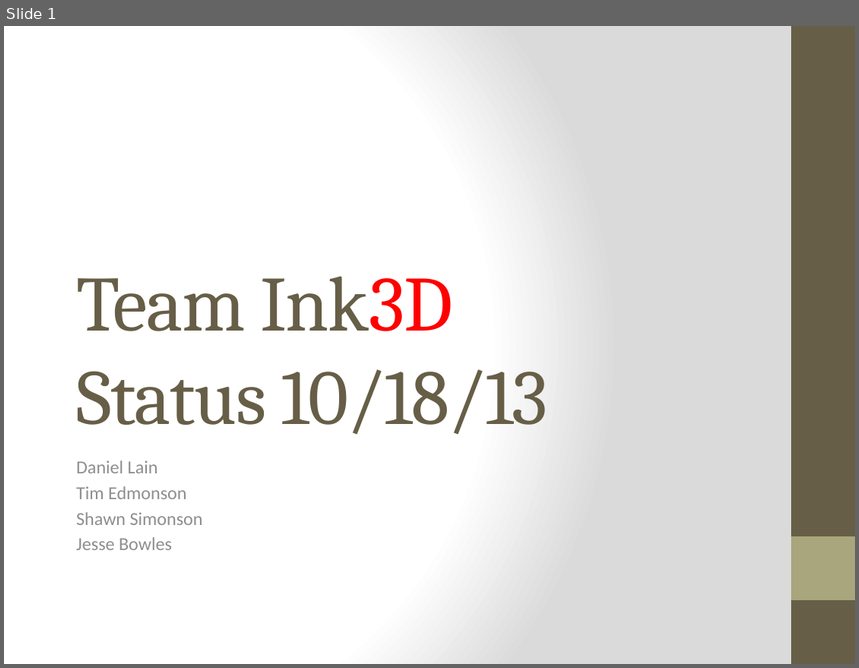
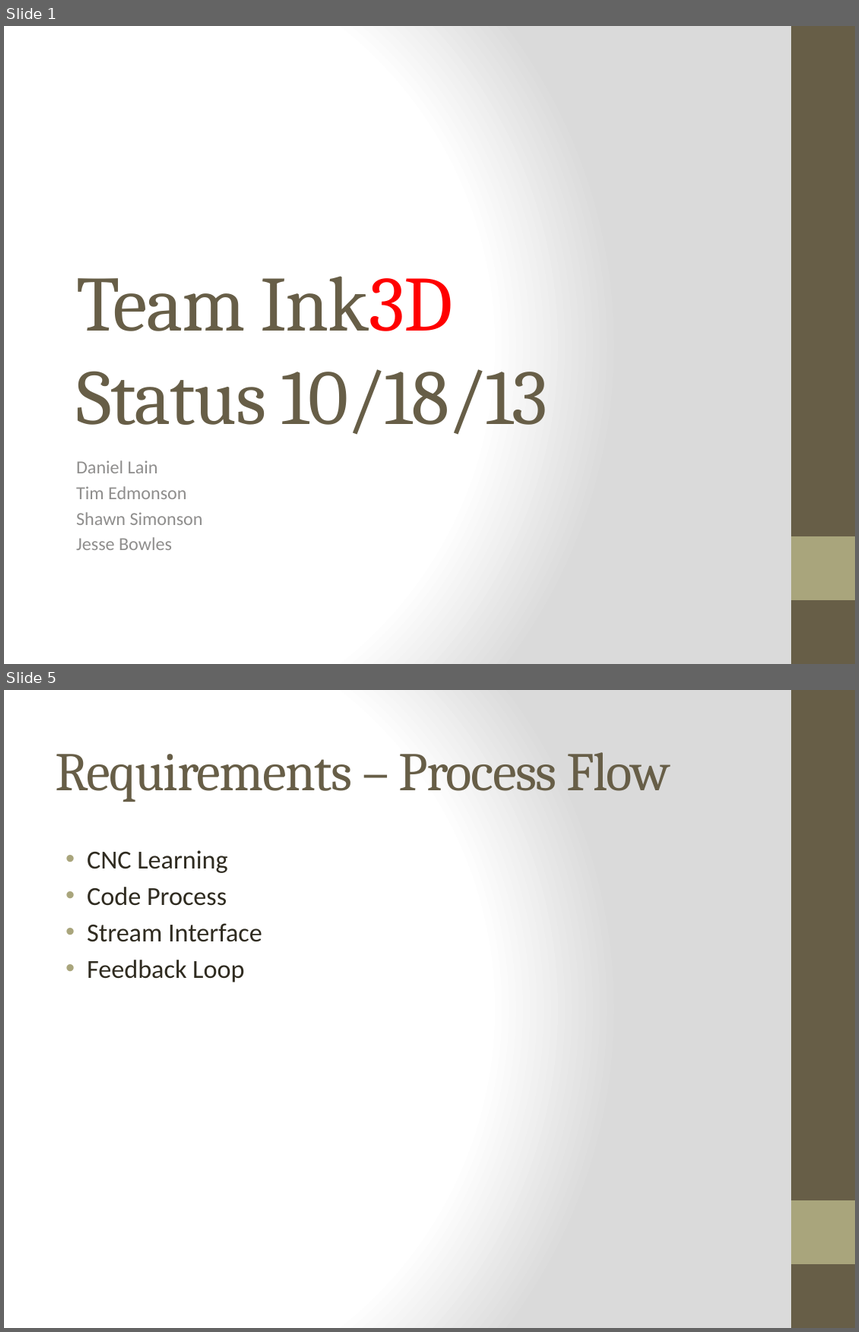
Before and after one commit to qpHalcy0n/SRDesign, a slide deck: Status Updates/2013 10 18.pptx. Shown one above the other, each under a label of ours: slide 1 before the commit, slides 1 and 5 after it; the slides between them are not shown. The pictures are 859x668 and 859x1332 pixels, drawn with LibreOffice and Linux fonts; fonts in the diff are those of the drawing. Boxes give left, top, right and bottom in pixels: in the first picture for what was removed or moved away, otherwise in the second. Text is boxed around its words. In the diff, an @@ line names an element or a change of style, - is before the commit and + after.

```diff
--- a/Status Updates/2013 10 18.pptx
+++ b/Status Updates/2013 10 18.pptx
@@ slide 5 added at [4,690,855,1328], background gradient #FFFFFF to #DADADA; not listed: 2 template elements that a slide beside it also shows @@
@@ title added at [55,752,671,802], 46 pt, text #675E47 @@
+Requirements – Process Flow
@@ text added at [87,850,262,983], 22 pt, text #2F2B20 @@
+• CNC Learning
+• Code Process
+• Stream Interface
+• Feedback Loop
```
Also in this commit, not shown: 1 slide changed, 3 other slides added, 1 slide removed, 1 other file.
